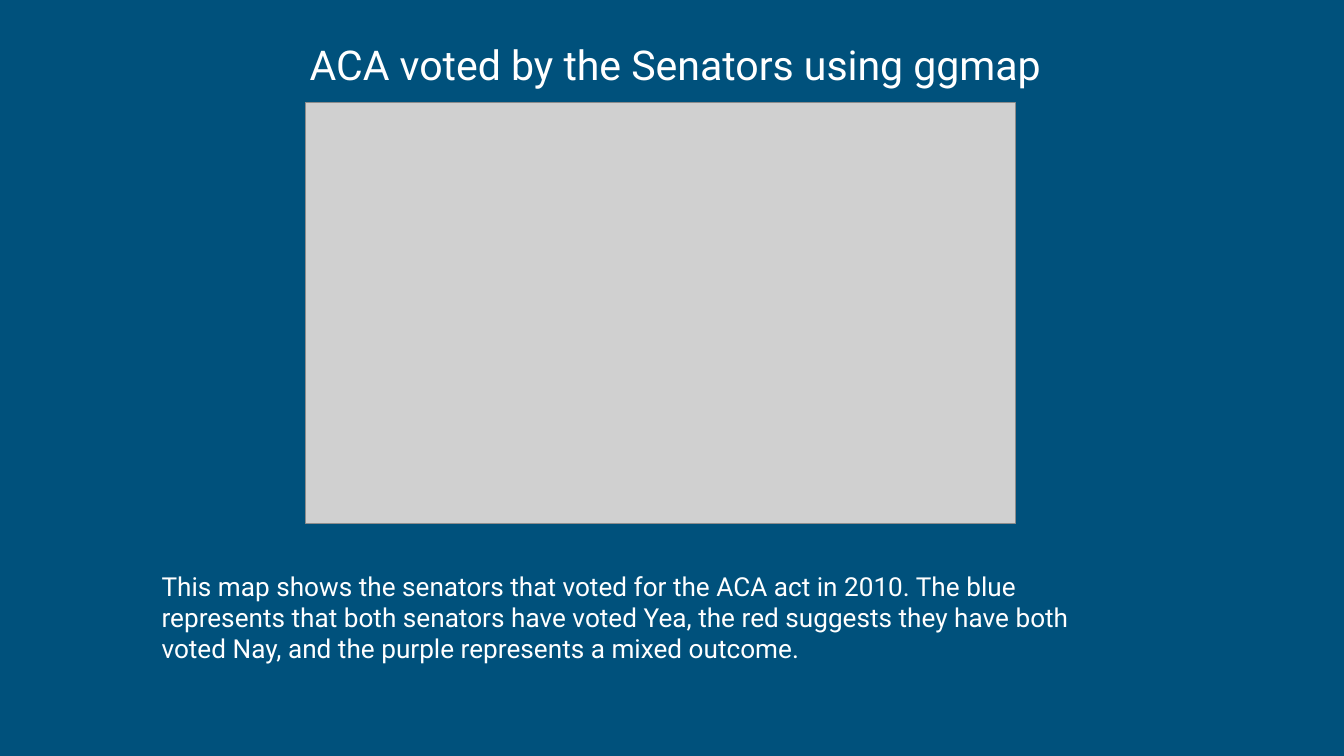
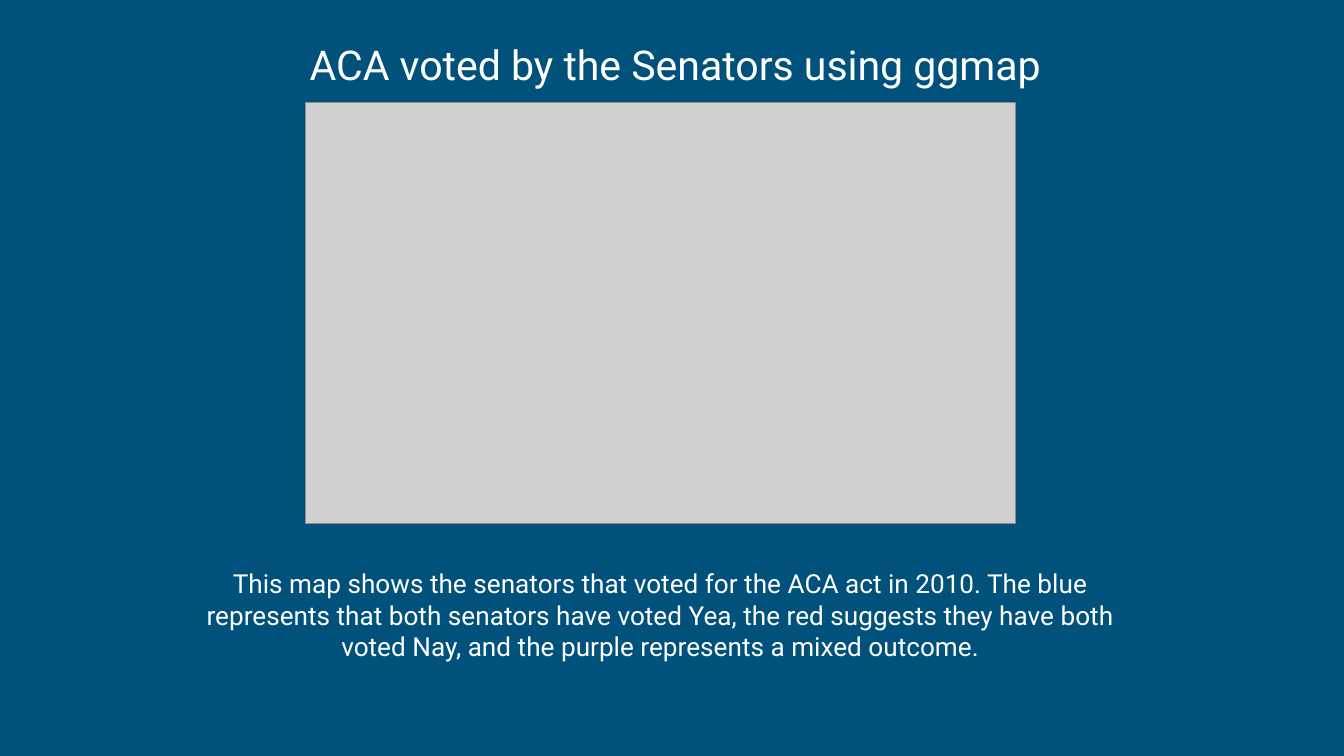
Before and after one commit to Foxxenn/Analysis_of_Congress_Healthcare, a slide deck: slide 13 of Analysis of Healthcare and Congress.pptx. Drawn at 1344x756 pixels with LibreOffice and Linux fonts; fonts in the diff are those of the drawing; grey boxes stand for pictures. Boxes give left, top, right and bottom in pixels: in the first picture for what was removed or moved away, otherwise in the second. Text is boxed around its words. In the diff, an @@ line names an element or a change of style, - is before the commit and + after.

```diff
--- a/Analysis of Healthcare and Congress.pptx
+++ b/Analysis of Healthcare and Congress.pptx
@@ text "This map shows the senators ...": place and size @@
-text "This map shows the senators ..." at bbox=[162, 576, 1069, 664]
+text "This map shows the senators ..." at bbox=[207, 573, 1114, 662]
@@ text "This map shows the senators ..." at bbox=[207, 573, 1114, 662]: alignment left to centre @@
```
Also in this commit, not shown: 11 other slides changed, 1 slide added.
